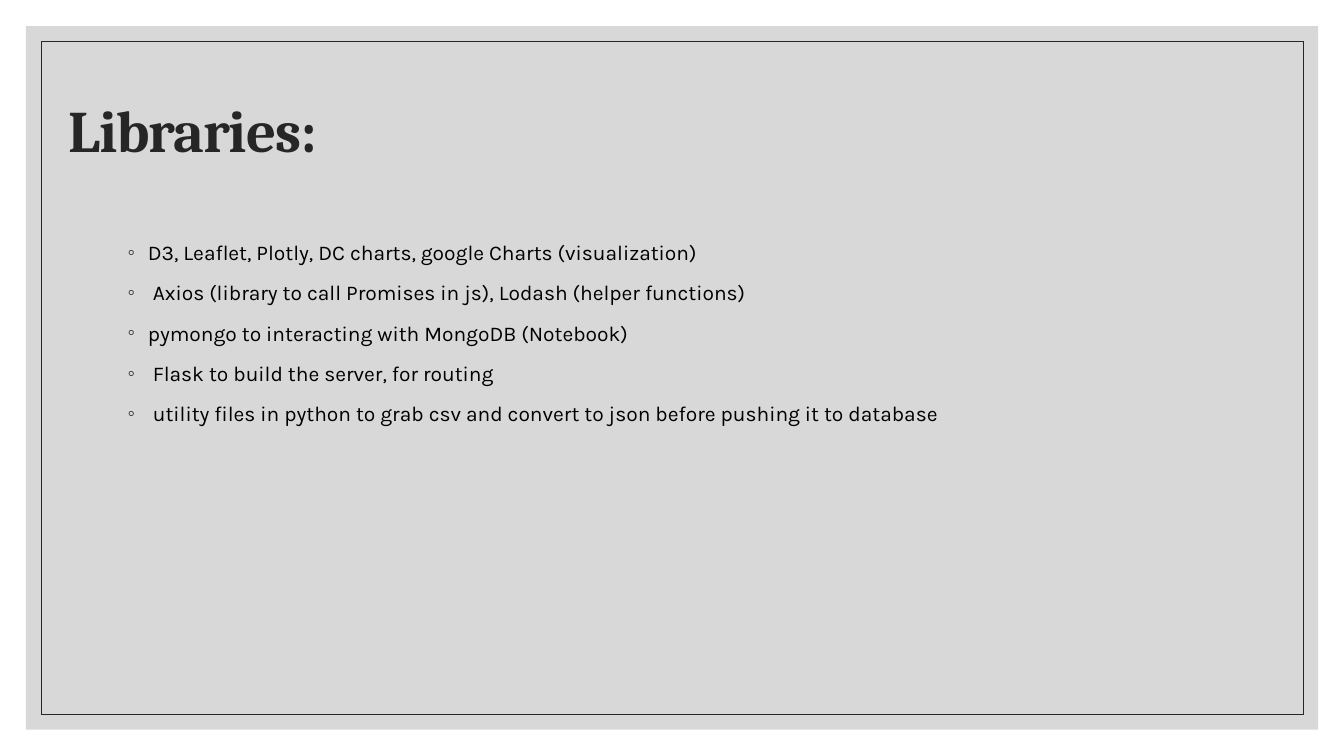
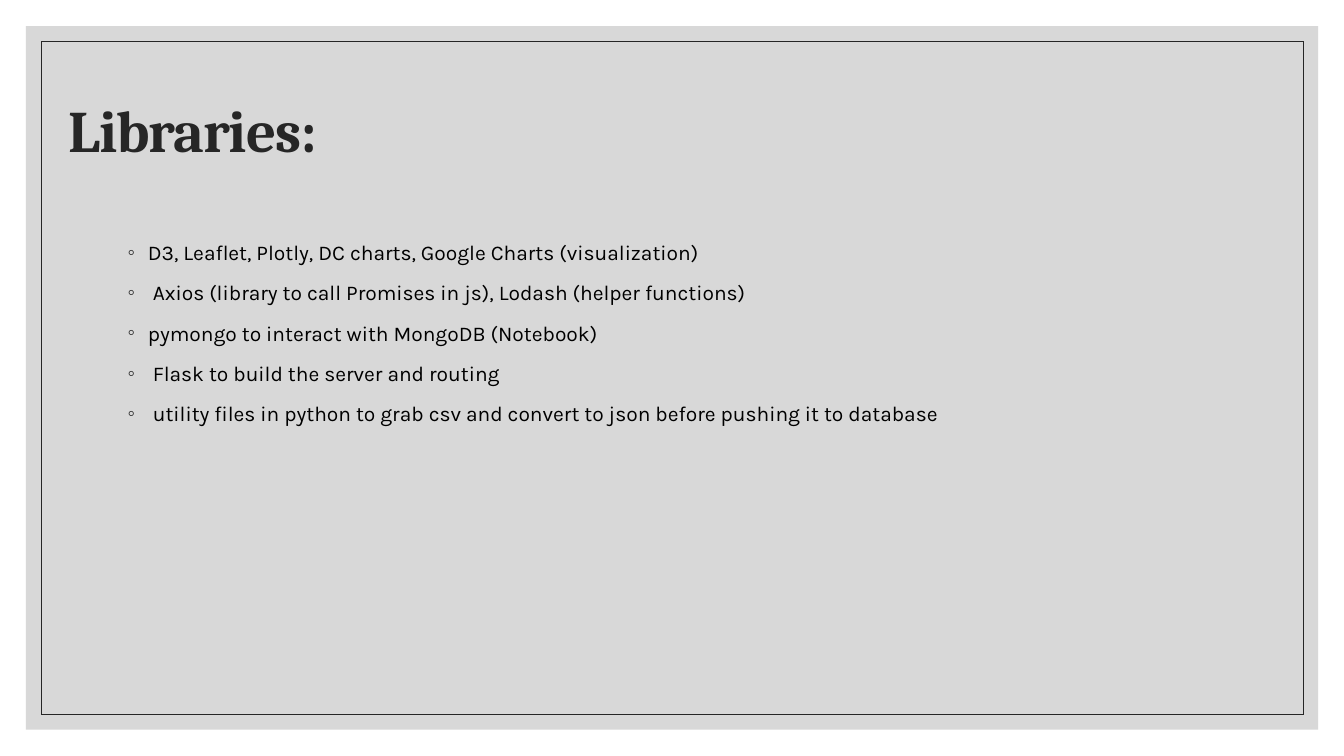
Before and after one commit to alexisperumal/covid-19, a slide deck: slide 5 of Presentation/Project 1 Presentation.pptx. Drawn at 1344x756 pixels with LibreOffice and Linux fonts; fonts in the diff are those of the drawing. Boxes give left, top, right and bottom in pixels: in the first picture for what was removed or moved away, otherwise in the second. Text is boxed around its words. In the diff, an @@ line names an element or a change of style, - is before the commit and + after.

Commit message:
minor fixes in presentation

```diff
--- a/Presentation/Project 1 Presentation.pptx
+++ b/Presentation/Project 1 Presentation.pptx
@@ text at (148, 245, 698, 265): text changed @@
-◦ D3, Leaflet, Plotly, DC charts, google Charts (visualization)
+◦ D3, Leaflet, Plotly, DC charts, Google Charts (visualization)
@@ text at (148, 326, 598, 386): text changed @@
-◦ pymongo to interacting with MongoDB (Notebook)
-◦ Flask to build the server, for routing
+◦ pymongo to interact with MongoDB (Notebook)
+◦ Flask to build the server and routing
```
Also in this commit, not shown: 1 other slide changed.
